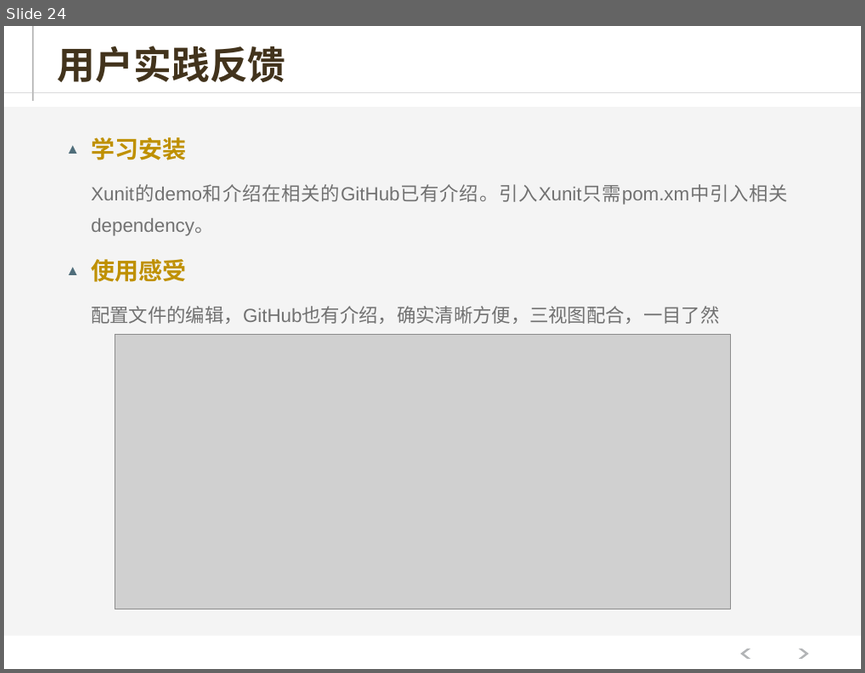
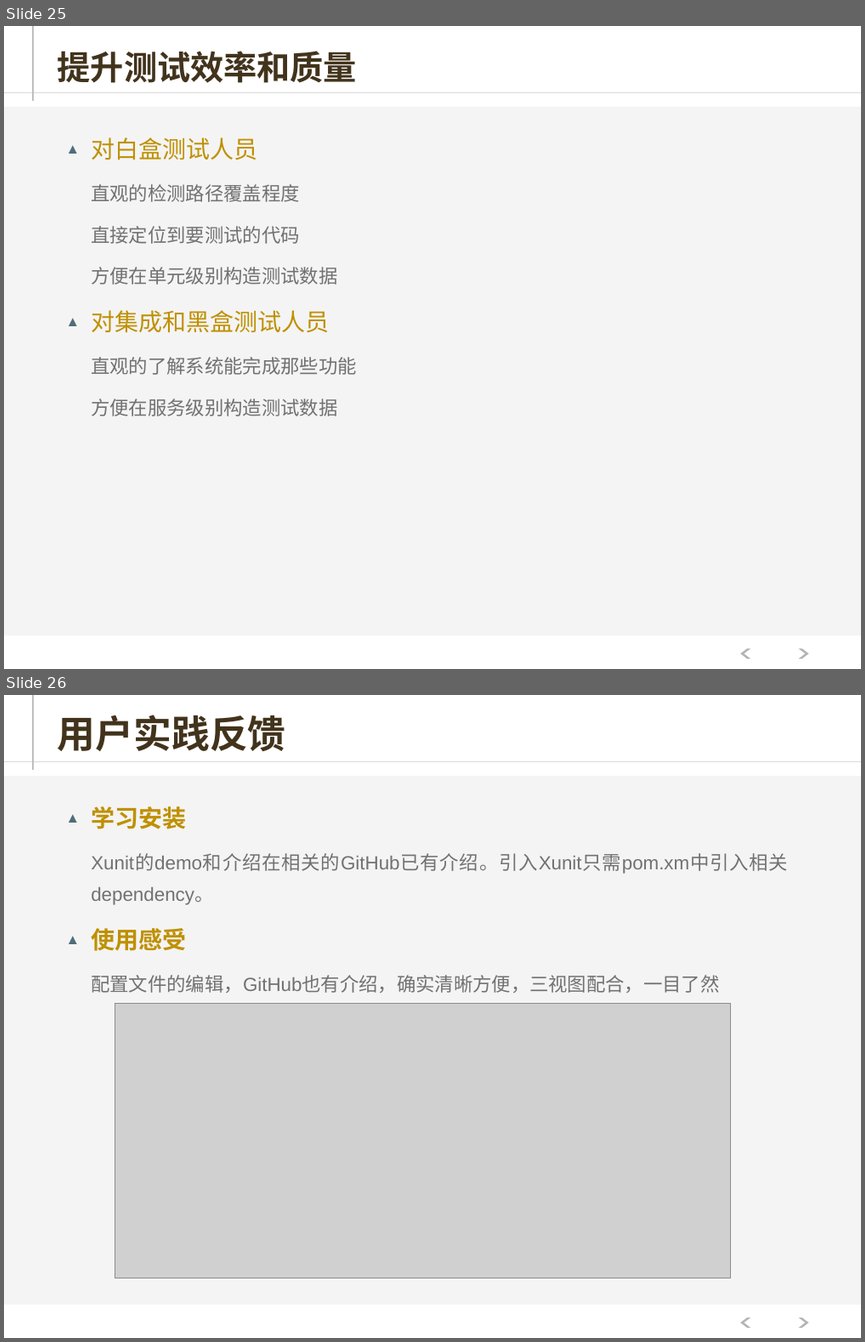
Before and after one commit to hejiehui/xross-tools-installer, a slide deck: doc/X-series V2.pptx. Shown one above the other, each under a label of ours: slide 24 before the commit, slides 25 and 26 after it. The pictures are 865x673 and 865x1342 pixels, drawn with LibreOffice and Linux fonts; fonts in the diff are those of the drawing; grey boxes stand for pictures. Boxes give left, top, right and bottom in pixels: in the first picture for what was removed or moved away, otherwise in the second. Text is boxed around its words. In the diff, an @@ line names an element or a change of style, - is before the commit and + after.

```diff
--- a/doc/X-series V2.pptx
+++ b/doc/X-series V2.pptx
@@ slide 25 added at (x1=4, y1=26, x2=861, y2=669), background #FFFFFF; not listed: 5 template elements that a slide beside it also shows @@
@@ title added at (x1=58, y1=51, x2=357, y2=83), 28 pt, text #42331C, bold @@
+提升测试效率和质量
@@ text added at (x1=91, y1=137, x2=356, y2=416), 16 pt, text #717171 @@
+▲ 对白盒测试人员
+    直观的检测路径覆盖程度
+    直接定位到要测试的代码
+    方便在单元级别构造测试数据
+▲ 对集成和黑盒测试人员
+    直观的了解系统能完成那些功能
+    方便在服务级别构造测试数据
@@ what was slide 24 is now slide 26 @@
```
Also in this commit, not shown: 1 slide changed, 1 other slide added.
